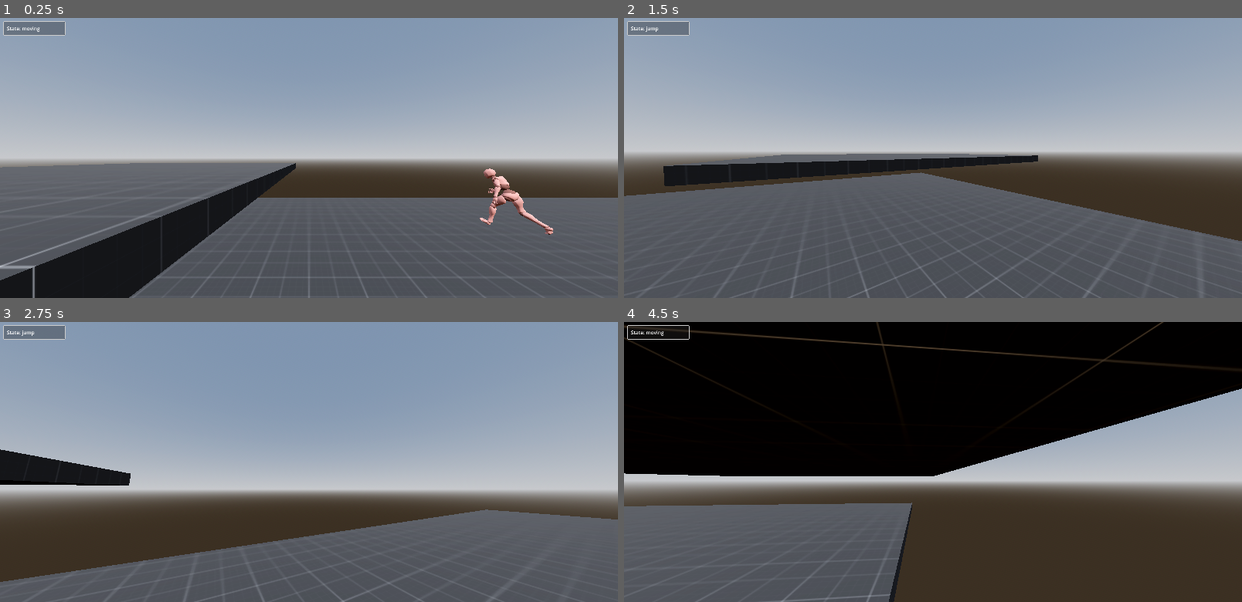
Above: before the commit, frames 1-4 (two rows, left to right).
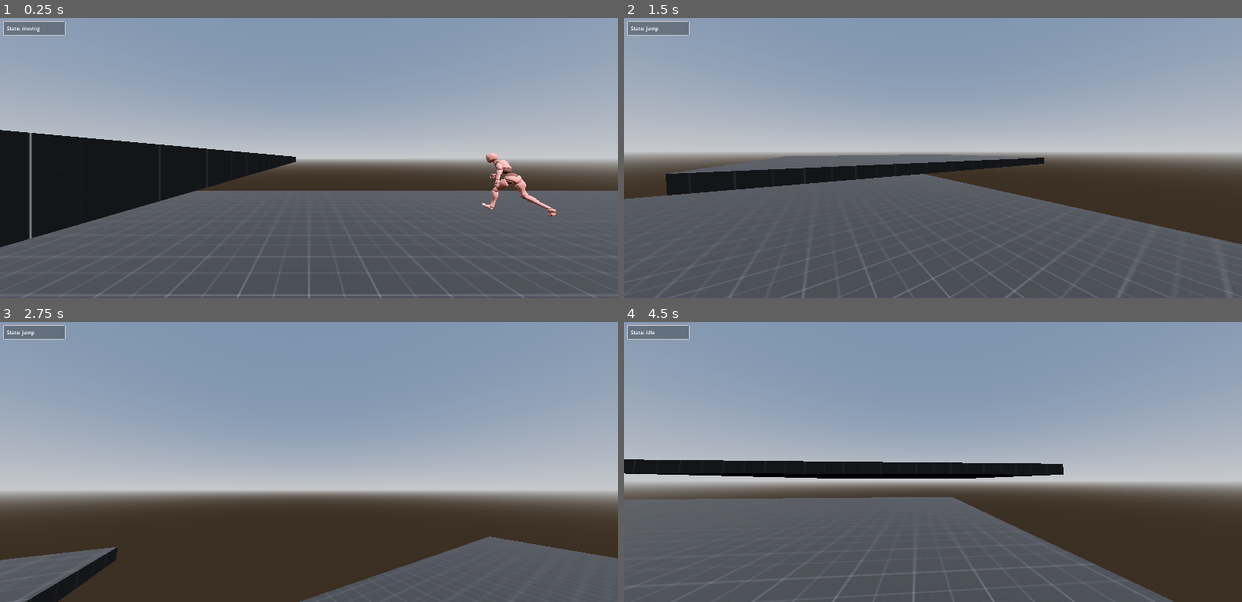
Above: after the commit, the same moments.

Repository: Bessonica/meleeFire
Game: Godot game, scene res://Scenes/Level/level.tscn
Same seed, same stepped clock (60 frames per second), same inputs: the game is played once before the commit and once after it.
Inputs (mouse positions are in pixels of both pictures, inside the frame that each line leads up to):
- Up to frame 1 (0.25 s): no input
- Up to frame 2 (1.5 s): tap Enter at 0.5 s; move the mouse to (963, 158) at 0.52 s; press the mouse at (963, 158) at 0.53 s; hold W (moveForward) from 0.53 s (still down); tap Space (jump) at 0.77, 0.8, 1.07, 1.35 s; move the mouse to (902, 158) at 1.27 s; release the mouse at (902, 158) at 1.28 s
- Up to frame 3 (2.75 s): keep holding W (moveForward); tap Space (jump) at 1.52, 1.82, 2.3 s; click (278, 462) at 1.55 s; move the mouse to (321, 456) at 2.02 s; hold C (Crouch) from 2.03 s (still down)
- Up to frame 4 (4.5 s): keep holding W (moveForward); move the mouse to (926, 467) at 2.77 s; release C (Crouch) at 2.78 s; click (926, 467) at 2.85 s; tap Space (jump) at 3.02, 3.32 s; move the mouse to (976, 464) at 3.52 s; hold Space (jump) 3.53-4.28 s; right-click (976, 464) at 3.6 s; move the mouse to (883, 459) at 4.27 s; tap Shift (sprint) at 4.35 s

The runs differ from the first frame. In frame 1, 20% of the frame differs, in the area x 0-100%, y 39-100%; in frame 2, 3.5%; in frame 3, 17%; in frame 4, 58%, in the area x 0-100%, y 0-100%.

Commit message:
weaponComponentNode, sword scene. WeaponBasic script

Diff:
--- a/Scenes/Level/level.tscn
+++ b/Scenes/Level/level.tscn
@@ -89,5 +89,5 @@
 mouse_filter = 1
 color = Color(0.772549, 0.27451, 0.321569, 0.439216)
 
-[node name="PlayerSM" parent="." instance=ExtResource("5_talh5")]
-transform = Transform3D(1, 0, 0, 0, 1, 0, 0, 0, 1, 0, 2, 0)
+[node name="PlayerSM" parent="." instance=ExtResource("5_1vv64")]
+transform = Transform3D(1, 0, 0, 0, 1, 0, 0, 0, 1, 0, 1.35822, 0)
--- a/Scenes/PlayerStateMachine/playerStateMachine.tscn
+++ b/Scenes/PlayerStateMachine/playerStateMachine.tscn
@@ -1,6 +1,7 @@
-[gd_scene load_steps=18 format=3 uid="uid://dfrpdqgyvpwu0"]
+[gd_scene load_steps=19 format=3 uid="uid://dfrpdqgyvpwu0"]
 
 [ext_resource type="Script" path="res://Scenes/PlayerStateMachine/playerStateMachine.gd" id="1_6m0qq"]
+[ext_resource type="PackedScene" uid="uid://dwsrdpgedv5g" path="res://Scenes/player/Weapons/weaponComponentNode.tscn" id="2_1ektm"]
 [ext_resource type="Script" path="res://Scripts/FSM/idleState.gd" id="2_1238h"]
 [ext_resource type="Script" path="res://Scripts/FSM/Player/FSMPlayerMovement.gd" id="2_fy3je"]
 [ext_resource type="Script" path="res://Scripts/FSM/MoveState.gd" id="3_ywc4t"]
@@ -357,6 +358,9 @@
 [node name="Camera3D" type="Camera3D" parent="."]
 transform = Transform3D(1, 0, 0, 0, 1, 0, 0, 0, 1, 0, 0.505581, -0.422167)
 
+[node name="WeaponComponentNode" parent="Camera3D" instance=ExtResource("2_1ektm")]
+transform = Transform3D(1, 0, 0, 0, 1, 0, 0, 0, 1, 0, 0, 1)
+
 [node name="MeshInstance3D" type="MeshInstance3D" parent="."]
 visible = false
 mesh = SubResource("CapsuleMesh_082hr")
--- /dev/null
+++ b/Scenes/Weapons/sword/sword.tscn
@@ -0,0 +1,12 @@
+[gd_scene load_steps=3 format=3 uid="uid://cjnbq1y66g5jv"]
+
+[ext_resource type="Script" path="res://Scenes/player/Weapons/weaponBasic.gd" id="1_r8qvs"]
+
+[sub_resource type="BoxMesh" id="BoxMesh_yyjuo"]
+size = Vector3(0.05, 0.8, 0.05)
+
+[node name="Sword" type="Node3D"]
+script = ExtResource("1_r8qvs")
+
+[node name="MeshInstance3D" type="MeshInstance3D" parent="."]
+mesh = SubResource("BoxMesh_yyjuo")
--- /dev/null
+++ b/Scenes/player/Weapons/weaponBasic.gd
@@ -0,0 +1,2 @@
+extends Node
+class_name WeaponBasic
--- /dev/null
+++ b/Scenes/player/Weapons/weaponComponentNode.gd
@@ -0,0 +1,22 @@
+extends Node3D
+class_name WeaponComponentNode
+
+var weapons: Dictionary = {}
+var currentWeapon
+# Called when the node enters the scene tree for the first time.
+func _ready():
+	for child in get_children():
+		if child is WeaponBasic:
+			weapons[child.name.to_lower()] = child
+	currentWeapon = weapons["sword"]
+
+
+# Called every frame. 'delta' is the elapsed time since the previous frame.
+func _process(delta):
+	pass
+
+#	TODO 	check  _unhandled_key_input  function
+func _unhandled_input(event):
+	if event.is_action_pressed("attack"):
+		print("attack")
+		print(currentWeapon.name)
--- /dev/null
+++ b/Scenes/player/Weapons/weaponComponentNode.tscn
@@ -0,0 +1,9 @@
+[gd_scene load_steps=3 format=3 uid="uid://dwsrdpgedv5g"]
+
+[ext_resource type="Script" path="res://Scenes/player/Weapons/weaponComponentNode.gd" id="1_pskmx"]
+[ext_resource type="PackedScene" uid="uid://cjnbq1y66g5jv" path="res://Scenes/Weapons/sword/sword.tscn" id="2_7avit"]
+
+[node name="WeaponComponentNode" type="Node3D"]
+script = ExtResource("1_pskmx")
+
+[node name="Sword" parent="." instance=ExtResource("2_7avit")]
--- a/Scripts/FSM/JumpState.gd
+++ b/Scripts/FSM/JumpState.gd
@@ -2,12 +2,19 @@
 class_name PlayerJump
 
 
+var doubleJump: bool
+
 func Enter(previousState):
+	doubleJump = false
+
 	speed = WALK_SPEED
 	PLAYER.velocity.y += 4.5
 	ANIMATIONPLAYER.pause()
 
-
+func InputInState(event: InputEvent):
+	if event.is_action_pressed("jump") and doubleJump == false:
+		PLAYER.velocity.y = 4.5
+		doubleJump = true
 
 
 func Update(_delta:float):
--- a/Scripts/FSM/MoveState.gd
+++ b/Scripts/FSM/MoveState.gd
@@ -71,8 +71,9 @@
 	var target_fov = BASE_FOV + FOV_CHANGE * velocity_clamped
 	CAMERA.fov = lerp(CAMERA.fov, target_fov, _delta * 8.0)
 
-#	if PLAYER.velocity < Vector3(0.004, 0.004, 0.004):
-#		state_transition.emit(self, "idle")
+
+	if PLAYER.velocity < Vector3(0.004, 0.004, 0.004) and PLAYER.velocity > Vector3(-0.004, -0.004, -0.004):
+		state_transition.emit(self, "idle")
 
 	PLAYER.move_and_slide()
 
Not shown: 1 places in Scenes/Level/level.tscn that only renumber resources
